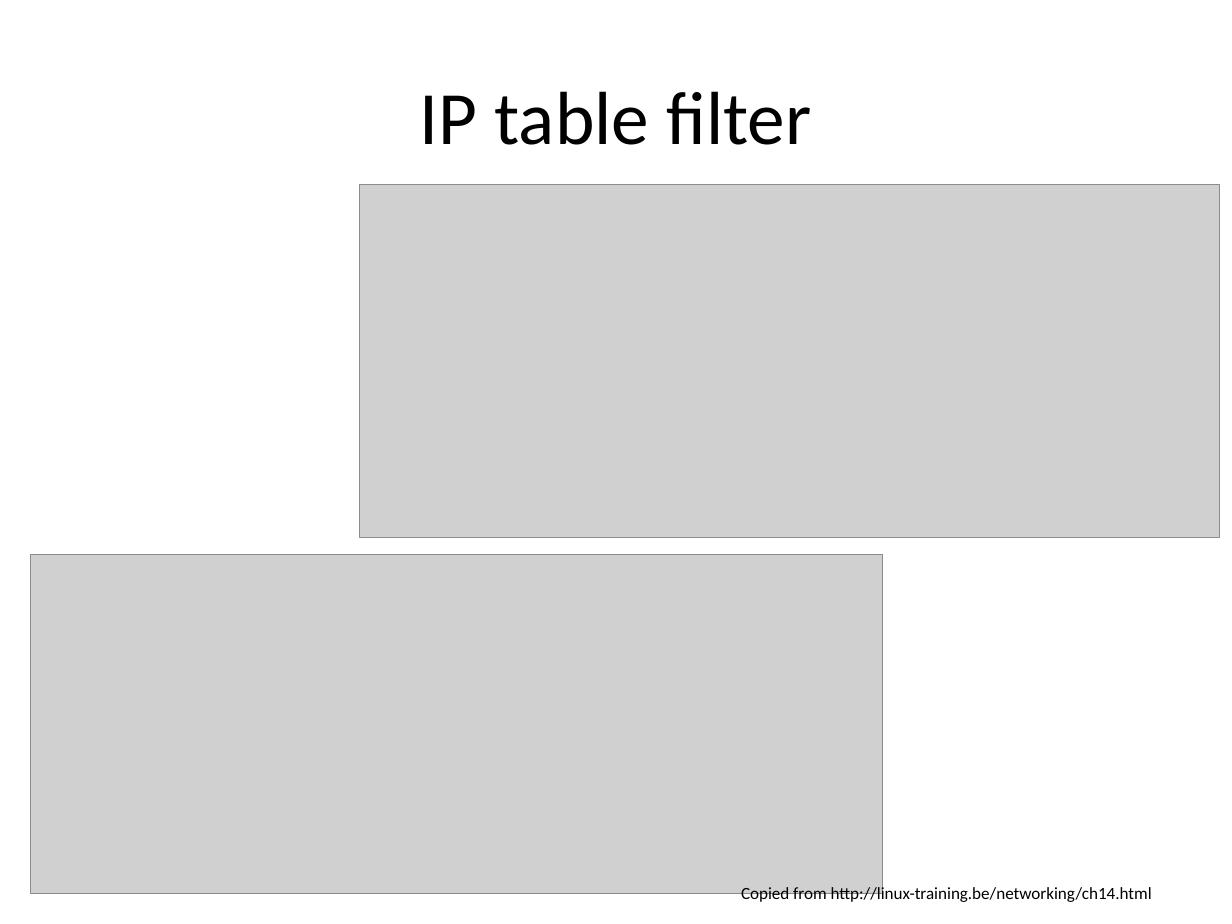
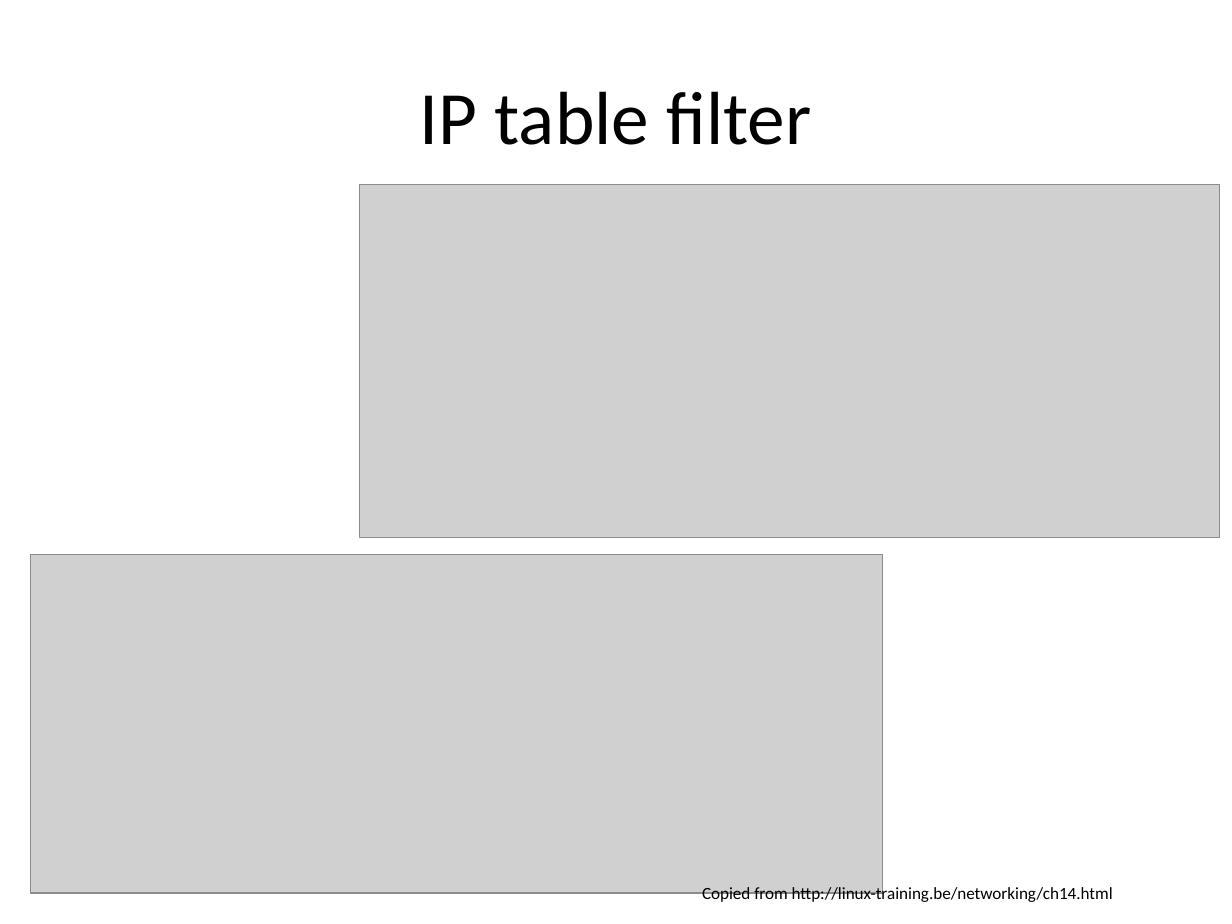
Before and after one commit to VatsalBhuva11/college, a slide deck: slide 5 of Sem 5/CS/notes/network-security/firewall.pptx. Drawn at 1232x924 pixels with LibreOffice and Linux fonts; fonts in the diff are those of the drawing; grey boxes stand for pictures. Boxes give left, top, right and bottom in pixels: in the first picture for what was removed or moved away, otherwise in the second. Text is boxed around its words. In the diff, an @@ line names an element or a change of style, - is before the commit and + after.

```diff
--- a/Sem 5/CS/notes/network-security/firewall.pptx
+++ b/Sem 5/CS/notes/network-security/firewall.pptx
@@ text "Copied from http://linux-training.be/networking/ch14.html": place and size @@
-text "Copied from http://linux-training.be/networking/ch14.html" at bbox=[741, 885, 1152, 904]
+text "Copied from http://linux-training.be/networking/ch14.html" at bbox=[702, 885, 1113, 904]
```
Also in this commit, not shown: 8 other slides changed, 5 other files.
